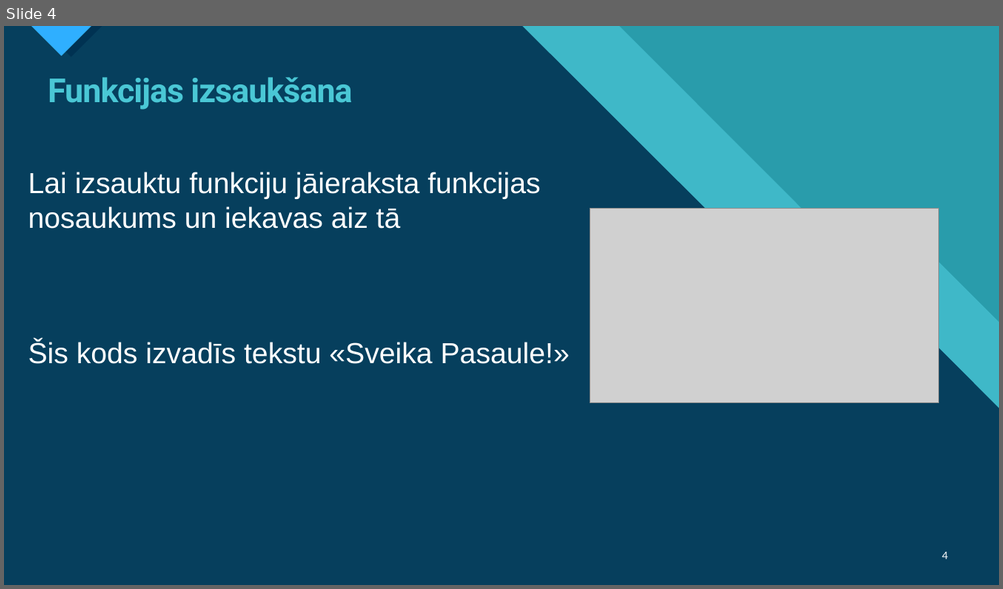
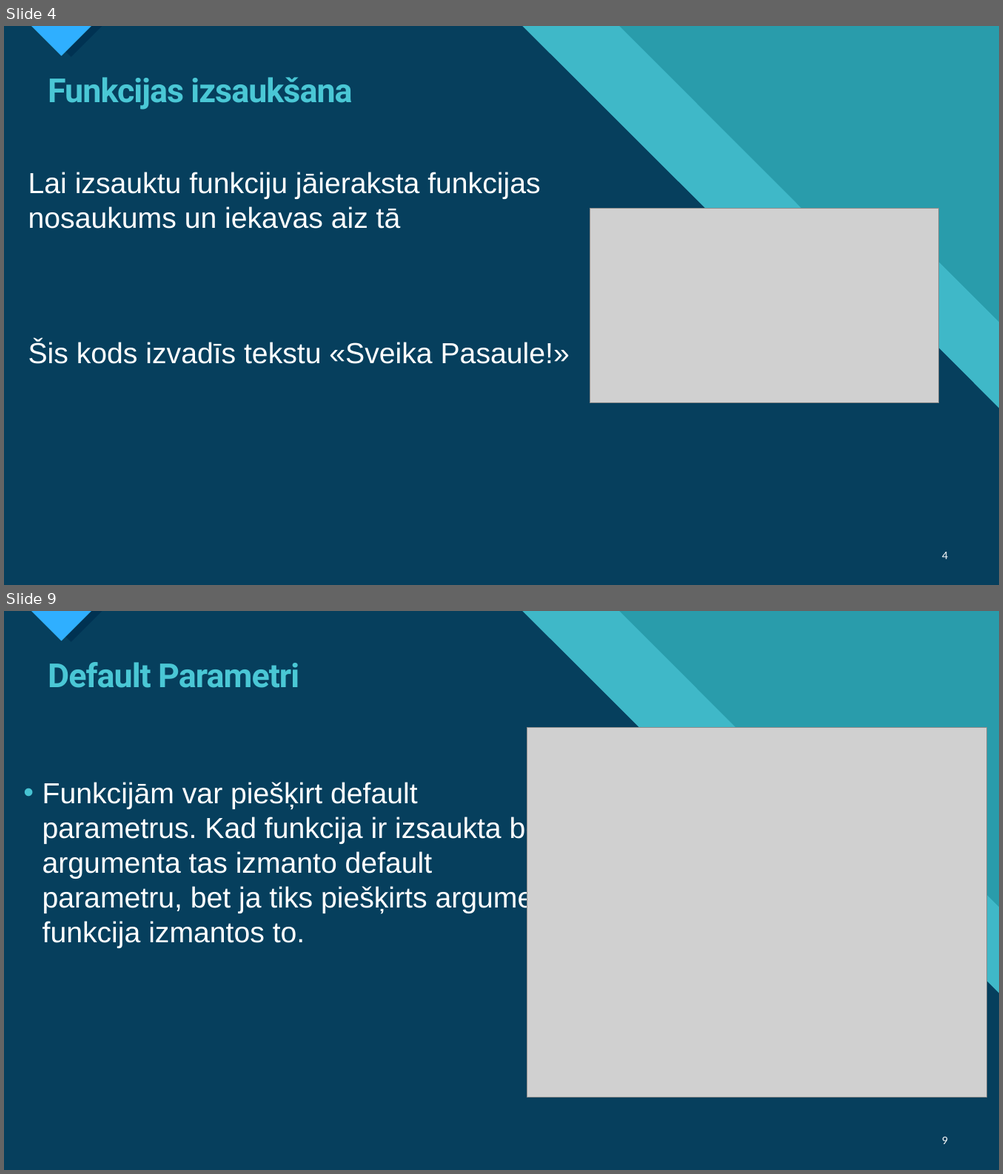
Before and after one commit to Klavinsnemakprogrammet/GalaEksamens2.Kurss, a slide deck: Python Funkcijas.pptx. Shown one above the other, each under a label of ours: slide 4 before the commit, slides 4 and 9 after it; the slides between them are not shown. The pictures are 1003x589 and 1003x1174 pixels, drawn with LibreOffice and Linux fonts; fonts in the diff are those of the drawing; grey boxes stand for pictures. Boxes give left, top, right and bottom in pixels: in the first picture for what was removed or moved away, otherwise in the second. Text is boxed around its words. In the diff, an @@ line names an element or a change of style, - is before the commit and + after.

```diff
--- a/Python Funkcijas.pptx
+++ b/Python Funkcijas.pptx
@@ slide 9 added at (4, 611, 999, 1170), background #47C3D3; not listed: 14 template elements that a slide beside it also shows @@
@@ title added at (48, 662, 299, 688), 32 pt, text #4AC7D5, bold @@
+Default Parametri
@@ picture added at (527, 727, 987, 1097) @@
@@ text added at (42, 782, 556, 948), 28 pt, text #FFFFFF @@
+• Funkcijām var piešķirt default parametrus. Kad funkcija ir izsaukta bez argumenta tas izmanto default parametru, bet ja tiks piešķirts argumets funkcija izmantos to.
@@ page number added at (942, 1137, 948, 1145), 10 pt, text #FFFFFF @@
+9
```
Also in this commit, not shown: 1 slide changed, 5 other slides added, 10 slides removed.
